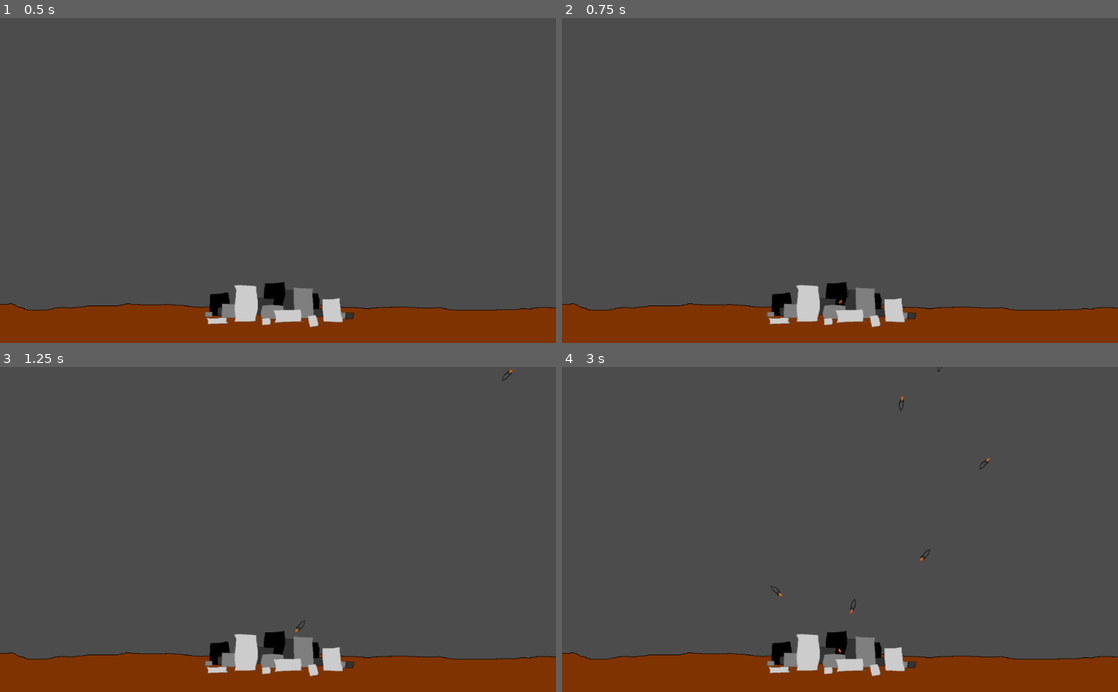
Above: before the commit, frames 1-4 (two rows, left to right).
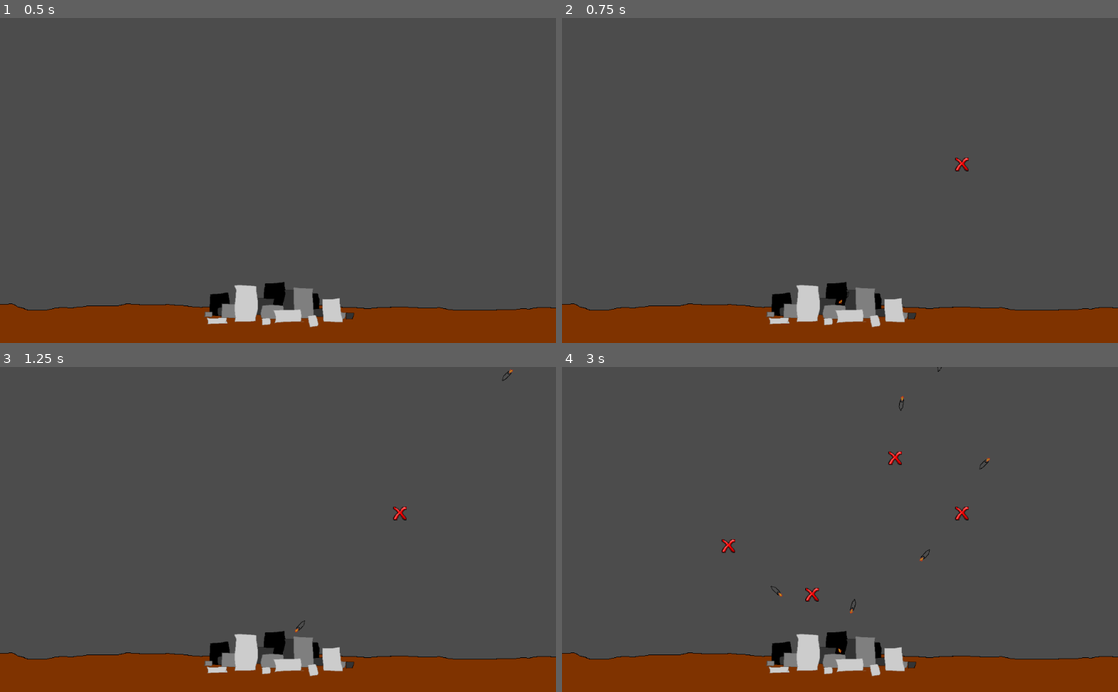
Above: after the commit, the same moments.

Repository: aJns/godot_missile_defence
Game: Godot game, scene res://MissileDefense.tscn
Two runs of this game, one before a commit and one after it. Both use one fixed random seed, a clock stepped at 60 frames per second and the inputs below.
Inputs (mouse positions are in pixels of both pictures, inside the frame that each line leads up to):
- Up to frame 1 (0.5 s): no input
- Up to frame 2 (0.75 s): tap Enter at 0.5 s; move the mouse to (962, 164) at 0.52 s; click (962, 164) at 0.6 s
- Up to frame 3 (1.25 s): no input
- Up to frame 4 (3 s): tap Space at 1.25 s; move the mouse to (728, 545) at 1.27 s; click (728, 545) at 1.35 s; move the mouse to (895, 458) at 2.02 s; click (895, 458) at 2.1 s; move the mouse to (812, 594) at 2.77 s; click (812, 594) at 2.85 s

Frame 1 is identical in both runs. In frame 2, less than 0.1% of the frame differs, in the area x 70-74%, y 42-48%; in frame 3, less than 0.1%; in frame 4, 0.3%, in the area x 28-74%, y 26-73%.

Commit message:
Draw target for player missiles

Diff:
--- a/DefenseMissileLauncher.gd
+++ b/DefenseMissileLauncher.gd
@@ -19,6 +19,6 @@
 
 		msl.position = self.position
 		var flight_dir = msl.position.direction_to(target)
-		msl.init(flight_dir, 100, target)
+		msl.init(flight_dir, 100, target, true)
 		get_node("/root").add_child(msl) # For some reason if add as child to missile_defense to missile is invisible
 		# TODO: find out why ^^
--- a/MissileSpawner.gd
+++ b/MissileSpawner.gd
@@ -59,5 +59,5 @@
 	var flight_dir = node.position.direction_to(target)
 
 	var speed = rng.randf_range(AVG_MISSILE_SPEED-MSL_SPEED_VAR, AVG_MISSILE_SPEED+MSL_SPEED_VAR)
-	node.init(flight_dir, speed, Vector2(9999, 9999))
+	node.init(flight_dir, speed, Vector2(9999, 9999), false)
 	add_child(node)
--- a/Projectile.gd
+++ b/Projectile.gd
@@ -12,16 +12,21 @@
 
 var explosion = preload("res://Explosion.tscn")
 
+var draw_target: bool
+var target_sprite: Sprite
+var target_scene = preload("res://Target.tscn")
+
 
 # Called when the node enters the scene tree for the first time.
 func _ready():
 	pass
 
 
-func init(flight_direction: Vector2, speed: float, target: Vector2):
+func init(flight_direction: Vector2, speed: float, target: Vector2, draw_target: bool):
 	self.speed = speed
 	self.velocity = flight_direction.normalized()*speed
 	self.target = target
+	self.draw_target = draw_target
 
 
 func explode():
@@ -29,6 +34,8 @@
 	var exp_node = explosion.instance()
 	exp_node.position = self.position
 	get_node("/root").add_child(exp_node)
+	if target_sprite:
+		target_sprite.queue_free()
 	self.queue_free()
 
 
@@ -47,7 +54,14 @@
 	self.translate(delta*velocity)
 	self.look_at(position+velocity)
 
+
 # Called every frame. 'delta' is the elapsed time since the previous frame.
 func _process(delta):
+	if draw_target:
+		target_sprite = target_scene.instance()
+		get_node("/root").add_child(target_sprite)
+		target_sprite.position = target
+		draw_target = false
+
 	check_state(delta)
 	move(delta)
--- /dev/null
+++ b/Target.tscn
@@ -0,0 +1,6 @@
+[gd_scene load_steps=2 format=2]
+
+[ext_resource path="res://target.png" type="Texture" id=1]
+
+[node name="Target" type="Sprite"]
+texture = ExtResource( 1 )
Binary file added: target.png
Not shown, added: target.png.import
